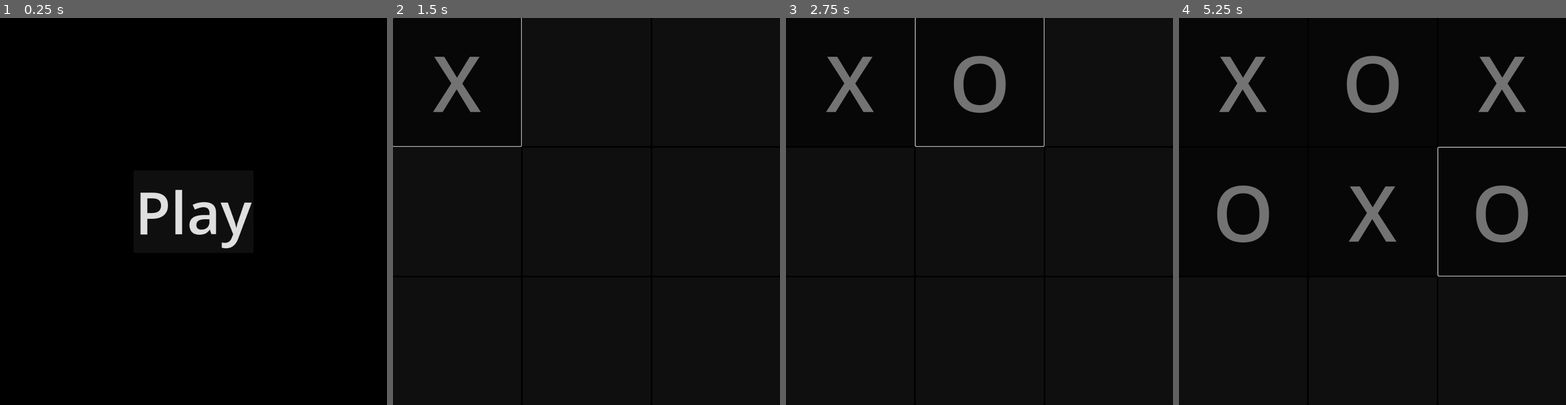
Above: before the commit, frames 1-4 (left to right).
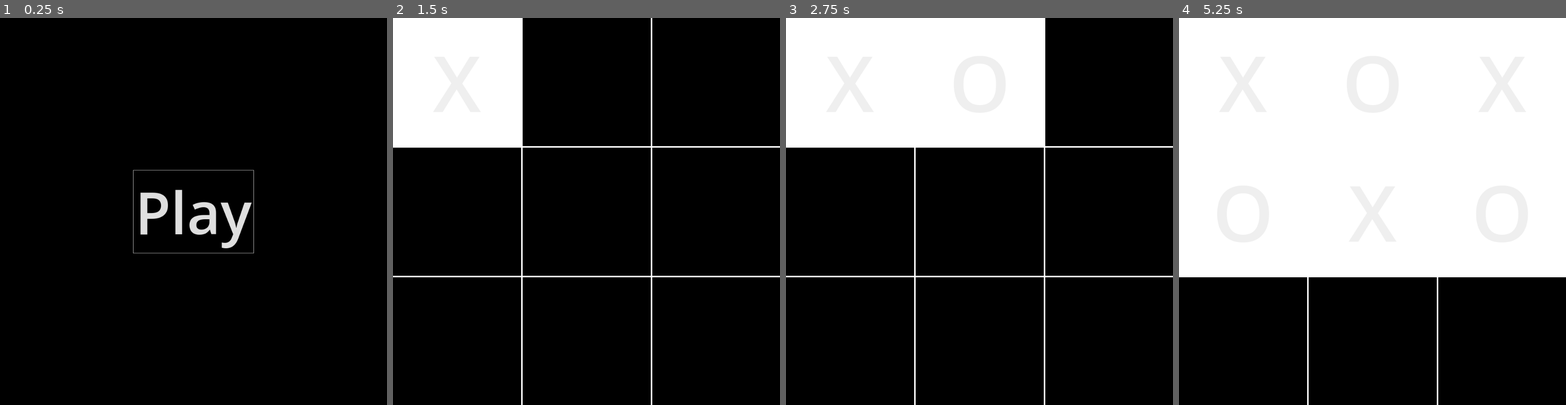
Above: after the commit, the same moments.

Repository: Vorgenstad/tic-tac-toe
Game: Godot game, scene res://scenes/main.tscn
The game is run twice, just before and just after one commit, with the same random seed, the same clock (stepped at 60 frames per second) and the same inputs.
Inputs (mouse positions are in pixels of both pictures, inside the frame that each line leads up to):
- Up to frame 1 (0.25 s): no input
- Up to frame 2 (1.5 s): click "Play" at 0.5 s; click (458, 83) at 1.25 s
- Up to frame 3 (2.75 s): click (979, 83) at 2 s
- Up to frame 4 (5.25 s): click (1504, 83) at 2.75 s; click (1244, 211) at 3.5 s; click (1372, 211) at 4.25 s; click (1504, 211) at 5 s

The runs differ from the first frame. In frame 1, 0.2% of the frame differs, in the area x 34-66%, y 39-61%; in frame 2, 12%; in frame 3, 23%; in frame 4, 67%, in the area x 0-100%, y 0-100%.

Commit message:
Applied some styling to the board

Diff:
--- a/scenes/board.tscn
+++ b/scenes/board.tscn
@@ -1,15 +1,25 @@
-[gd_scene load_steps=3 format=3 uid="uid://hvp6prorlex"]
+[gd_scene load_steps=4 format=3 uid="uid://hvp6prorlex"]
 
 [ext_resource type="Script" path="res://scripts/board.gd" id="1_53c1p"]
 [ext_resource type="PackedScene" uid="uid://ci5e8ms1dgg2d" path="res://scenes/cell.tscn" id="1_b38a3"]
 
+[sub_resource type="StyleBoxFlat" id="StyleBoxFlat_utxwa"]
+bg_color = Color(1, 1, 1, 1)
+
 [node name="Board" type="CanvasLayer"]
 script = ExtResource("1_53c1p")
 
-[node name="GridContainer" type="GridContainer" parent="."]
+[node name="PanelContainer" type="PanelContainer" parent="."]
 anchors_preset = 15
 anchor_right = 1.0
 anchor_bottom = 1.0
+grow_horizontal = 2
+grow_vertical = 2
+theme_override_styles/panel = SubResource("StyleBoxFlat_utxwa")
+
+[node name="GridContainer" type="GridContainer" parent="."]
+offset_right = 1000.0
+offset_bottom = 1000.0
 grow_horizontal = 2
 grow_vertical = 2
 size_flags_horizontal = 3
--- a/scenes/cell.tscn
+++ b/scenes/cell.tscn
@@ -1,6 +1,12 @@
-[gd_scene load_steps=2 format=3 uid="uid://ci5e8ms1dgg2d"]
+[gd_scene load_steps=4 format=3 uid="uid://ci5e8ms1dgg2d"]
 
 [ext_resource type="Script" path="res://scripts/cell.gd" id="1_la51s"]
+
+[sub_resource type="StyleBoxFlat" id="StyleBoxFlat_hvogg"]
+bg_color = Color(0.106237, 0.106237, 0.106237, 1)
+
+[sub_resource type="StyleBoxFlat" id="StyleBoxFlat_lo78o"]
+bg_color = Color(0, 0, 0, 1)
 
 [node name="Cell" type="Button"]
 anchors_preset = 15
@@ -11,4 +17,6 @@
 size_flags_horizontal = 3
 size_flags_vertical = 3
 theme_override_font_sizes/font_size = 200
+theme_override_styles/hover = SubResource("StyleBoxFlat_hvogg")
+theme_override_styles/normal = SubResource("StyleBoxFlat_lo78o")
 script = ExtResource("1_la51s")
--- a/theme.tres
+++ b/theme.tres
@@ -1,4 +1,33 @@
-[gd_resource type="Theme" format=3 uid="uid://v1s2hkukissh"]
+[gd_resource type="Theme" load_steps=6 format=3 uid="uid://v1s2hkukissh"]
+
+[sub_resource type="StyleBoxEmpty" id="StyleBoxEmpty_16kiw"]
+
+[sub_resource type="StyleBoxEmpty" id="StyleBoxEmpty_4qmps"]
+
+[sub_resource type="StyleBoxFlat" id="StyleBoxFlat_xiaph"]
+bg_color = Color(0, 0, 0, 0)
+border_width_left = 2
+border_width_top = 2
+border_width_right = 2
+border_width_bottom = 2
+
+[sub_resource type="StyleBoxFlat" id="StyleBoxFlat_w81in"]
+content_margin_left = 5.0
+content_margin_top = 5.0
+content_margin_right = 5.0
+content_margin_bottom = 5.0
+bg_color = Color(0, 0, 0, 0)
+border_width_left = 1
+border_width_top = 1
+border_width_right = 1
+border_width_bottom = 1
+
+[sub_resource type="StyleBoxEmpty" id="StyleBoxEmpty_uvxgh"]
 
 [resource]
 default_font_size = 150
+Button/styles/disabled = SubResource("StyleBoxEmpty_16kiw")
+Button/styles/focus = SubResource("StyleBoxEmpty_4qmps")
+Button/styles/hover = SubResource("StyleBoxFlat_xiaph")
+Button/styles/normal = SubResource("StyleBoxFlat_w81in")
+Button/styles/pressed = SubResource("StyleBoxEmpty_uvxgh")
